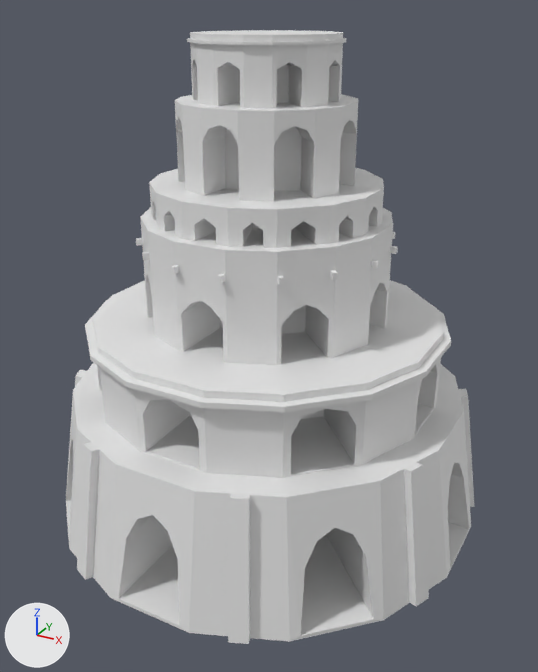
Two versions of the Blender file 3d/towercon2ref.blend, one commit apart.
One viewpoint serves both versions: a 50 mm camera at (27.7, -50.2, 36.9) aimed at (0.8, -1.3, 12.5). Arrows for +X, +Y and +Z are at lower left; the lights stay in place.

Before the edit, the objects in view are built like this:
```python
me_cylinder = bpy.data.meshes.new('Cylinder')
me_cylinder.from_pydata(...)  # 3285 vertices, 3267 faces; spans x -3.2..3.2, y -3.2..3.2, z -0.62..6.34
ob_cylinder = bpy.data.objects.new('Cylinder', me_cylinder)
ob_cylinder.location = (0.0, 0.0, 0.0)
ob_cylinder.scale = (5.59, 5.59, 5.59)
```
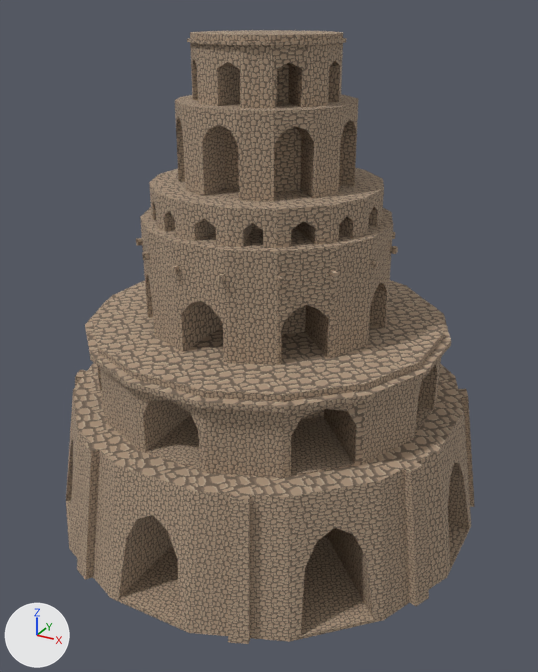
The newer file is also turned or shifted as a whole; pictures and numbers use the older file's frame.

Pixel boxes (x1, y1, x2, y2) of what changed, in the pictures (538 x 672 px):
part 1 of me_cylinder, built on
    both: (190, 30, 343, 35)
part 2 of me_cylinder, recoloured (grey to brown)
    both: (66, 33, 475, 644)

The edits, one by one:
Picture 'stone.png' (img_stone_png) is new.
Material 'Material.021' (mat_material_021) is new.
Its texture is img_stone_png.
Its roughness is 1.0.
me_cylinder is used by ob_cylinder; location (0.0, 0.0, 0.0); scale (5.59, 5.59, 5.59).
me_cylinder had 3285 vertices, 3267 faces and spanned x -3.2..3.2, y -3.2..3.2, z -0.62..6.34.
me_cylinder now has 3363 vertices, 3370 faces and spans x -3.2..3.2, y -3.2..3.2, z -0.62..6.34.
Part 1, on me_cylinder:
9 faces are deleted.
57 vertices are added at x -0.94..0.93, y -0.16..0.16, z 6.34.
5 new vertices lie (0.0, -0.8, 0.0) away from vertices in x -0.21..0.21, y 0.96, z 6.34.
5 new vertices lie (0.0, 0.79, 0.0) away from vertices in x -0.21..0.21, y -0.95, z 6.34.
5 new vertices lie (0.0, 0.16, 0.0) away from vertices in x -0.21..0.21, y -0.16, z 6.34.
6 new vertices lie (0.05, 0.0, 0.0) away from vertices in x -0.94..0.89, y -0.16..0.16, z 6.34.
112 new faces join them.
me_cylinder part 2: 3258 faces spanning x -3.2..3.2, y -3.2..3.2, z -0.62..6.34 switch from no material to mat_material_021 (picture img_stone_png).
